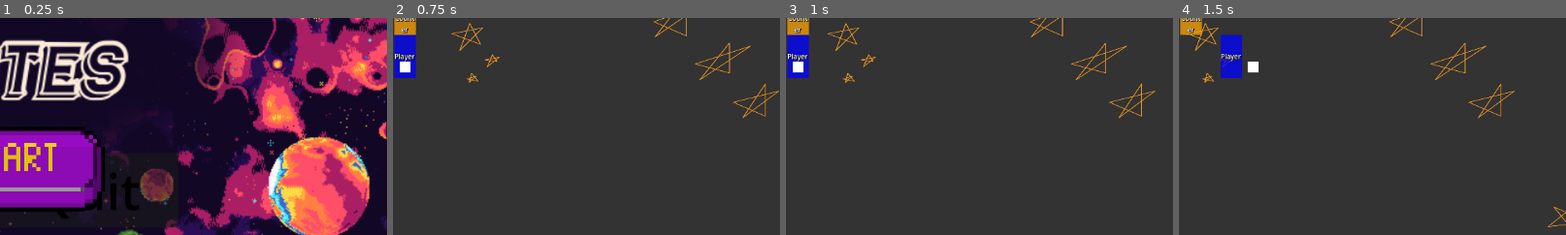
Above: before the commit, frames 1-4 (left to right).
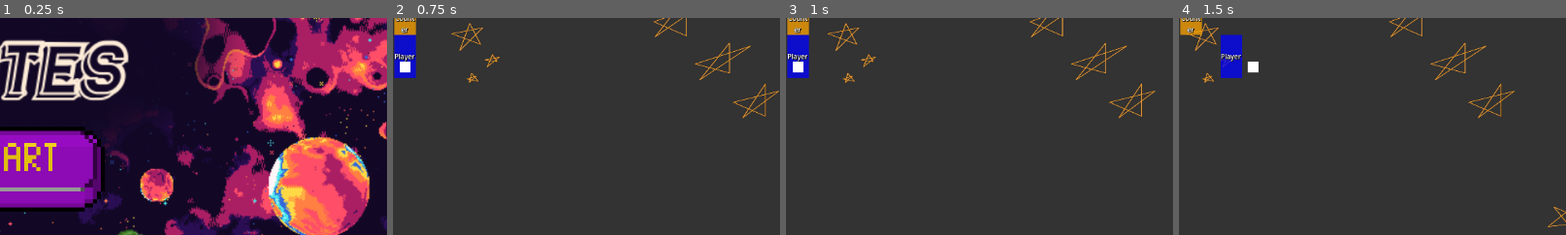
Above: after the commit, the same moments.

Repository: Alexander-Worley/Outer-Plates
Game: Godot game, scene res://MainMenu/mainMenu.tscn
Same seed, same stepped clock (60 frames per second), same inputs: the game is played once before the commit and once after it.
Inputs (mouse positions are % of the whole screen's width and height, from its top left):
- Up to frame 1 (0.25 s): no input
- Up to frame 2 (0.75 s): click (50, 73) at 0.5 s
- Up to frame 3 (1 s): no input
- Up to frame 4 (1.5 s): hold Right (ui_right) from 1.28 s (still down)
The pictures show only the part of the screen within x 48-98%, y 38-88%; the shares and areas given below are measured in that part.

The runs differ from the first frame. In frame 1, 2.5% of the frame differs, in the area x 2-47%, y 62-97%; in frame 2, nothing differs; in frame 3, nothing differs; in frame 4, nothing differs.

Commit message:
Removed quit button

Diff:
--- a/MainMenu/mainMenu.gd
+++ b/MainMenu/mainMenu.gd
@@ -1,8 +1,4 @@
 extends Node2D
-
-# Closes the application
-func _on_quit_pressed():
-	get_tree().quit()
 
 # Changes to the Restaurant Scene
 func _on_start_button_pressed():
--- a/MainMenu/mainMenu.tscn
+++ b/MainMenu/mainMenu.tscn
@@ -28,16 +28,6 @@
 theme_override_font_sizes/font_size = 50
 text = "Prototype 1"
 
-[node name="Quit" type="Button" parent="."]
-offset_left = 552.0
-offset_top = 448.0
-offset_right = 823.0
-offset_bottom = 559.0
-theme_override_colors/font_color = Color(0, 0, 0, 1)
-theme_override_colors/font_pressed_color = Color(0.960784, 0, 0, 1)
-theme_override_font_sizes/font_size = 75
-text = "Quit"
-
 [node name="startButton" type="TextureButton" parent="."]
 offset_left = 432.0
 offset_top = 408.0
@@ -47,5 +37,4 @@
 texture_pressed = SubResource("AtlasTexture_aumqd")
 stretch_mode = 3
 
-[connection signal="pressed" from="Quit" to="." method="_on_quit_pressed"]
 [connection signal="pressed" from="startButton" to="." method="_on_start_button_pressed"]
